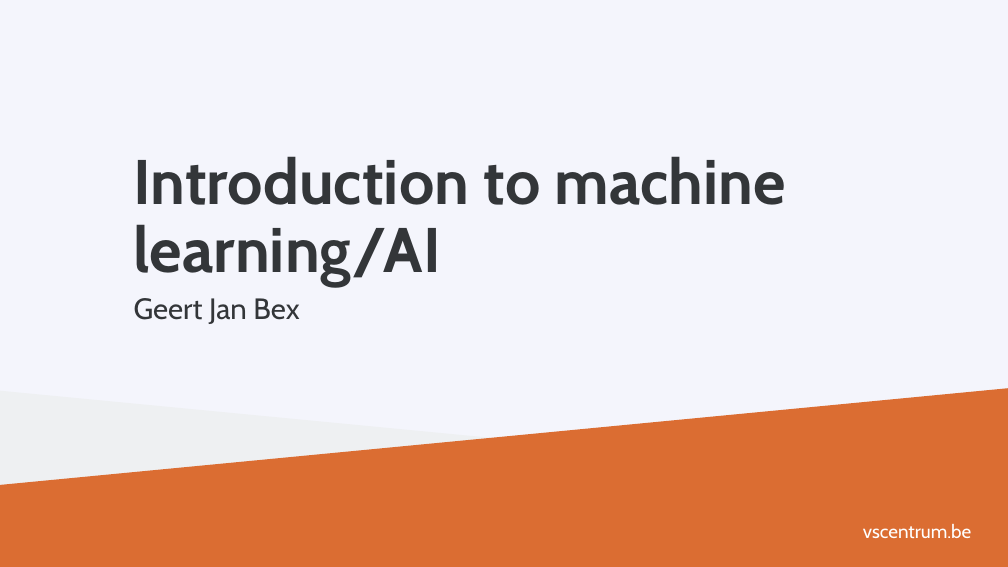
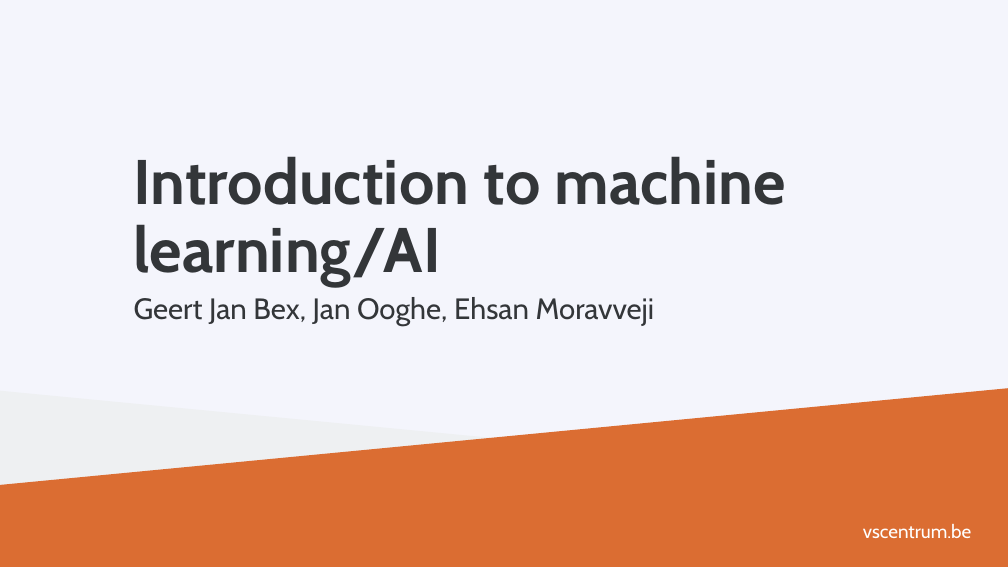
Before and after one commit to gjbex/PRACE_ML, a slide deck: slide 1 of prace_days_ml_2019.pptx. Drawn at 1008x567 pixels with LibreOffice and Linux fonts; fonts in the diff are those of the drawing; background and template pictures are left out. Boxes give left, top, right and bottom in pixels: in the first picture for what was removed or moved away, otherwise in the second. Text is boxed around its words. In the diff, an @@ line names an element or a change of style, - is before the commit and + after.

Commit message:
Add names

```diff
--- a/prace_days_ml_2019.pptx
+++ b/prace_days_ml_2019.pptx
@@ subtitle at <box>134,297,655,326</box>: text changed @@
-Geert Jan Bex
+Geert Jan Bex, Jan Ooghe, Ehsan Moravveji
```
